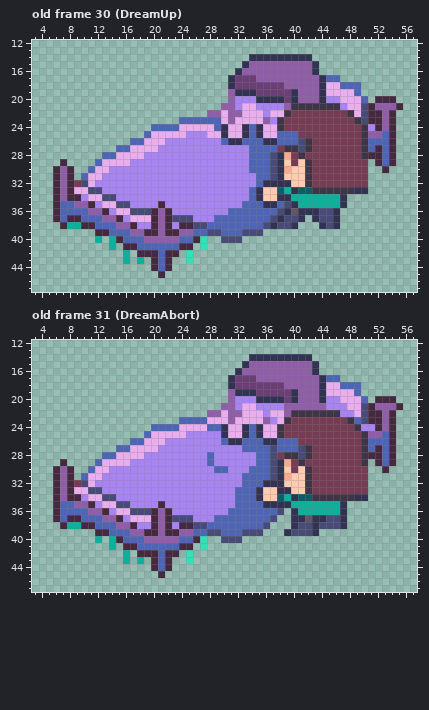
File history of a pixel-art file, Assets/Art/Avatar/S_INT_Bed_Dream.aseprite. This is how it looked before the edit.
64x64 pixels, 32 frames. Shown: old frame 30 (DreamUp): x 3..57, y 12..47; old frame 31 (DreamAbort): x 3..57, y 12..47. The commit also changed other frames, which this record leaves out.
Once edited:
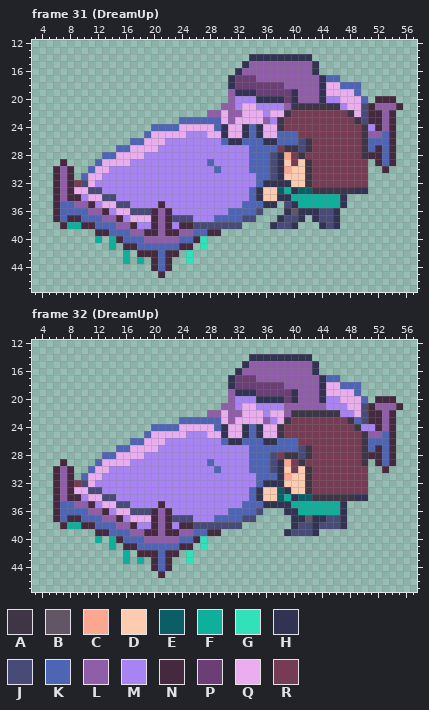
Palette (. is transparent): A #3e3546  B #625565  C #fca790  D #fdcbb0  E #0b5e65  F #0eaf9b  G #30e1b9  H #323353  J #484a77  K #4d65b4  L #905ea9  M #a884f3  N #45293f  P #6b3e75  Q #eaaded  R #753c54
Commit: BedsWithOutlines
From old to new:
frames 32 -> 37
layer "Flattened" added
layer "Bett1" removed
layer "Ghost" removed
layer "Avatar" removed
layer "Layer 8" removed
layer "Layer 12" removed
layer "Layer 13" removed
Frame 31 (DreamUp) against old frame 30 (DreamUp):
The author changed colour K to colour J in row 36 at x 35; in row 37 at x 33 to 34; in row 38 at x 28 to 32.
The author changed colour M to colour K in row 29 at x 28; in row 30 at x 29.
The author changed colour J to colour N in row 39 at x 28 to 29.
Colour J is removed in row 36 at x 38; in row 37 at x 37; in row 38 at x 36; in row 39 at x 33 to 35; in row 40 at x 30 to 32.
Colour K is removed in row 35 at x 38; in row 36 at x 36 to 37; in row 37 at x 35 to 36; in row 38 at x 33 to 35; in row 39 at x 30 to 32.
Frame 32 (DreamUp) against old frame 31 (DreamAbort):
The author changed colour H to colour E in row 33 at x 38.
Colour H now appears in row 36 at x 39.
The author changed colour K to colour J in row 36 at x 35; in row 37 at x 33 to 34; in row 38 at x 28 to 32.
The author changed colour J to colour K in row 27 at x 37; in row 31 at x 37.
The author changed colour M to colour K in rows 28 to 29 at x 34.
The author changed colour Q to colour K in row 23 at x 28 to 29.
The author changed colour K to colour M in row 27 at x 33; in row 28 at x 28; in row 30 at x 30; in rows 31 to 32 at x 33 to 34; in rows 33 to 34 at x 32 to 33; in row 35 at x 32.
The author changed colour J to colour N in row 39 at x 28 to 29.
The author changed colour K to colour Q in row 24 at x 28.
The author changed colour M to colour Q in row 25 at x 28 to 29.
Colour J is removed in row 36 at x 38; in row 37 at x 37; in row 38 at x 36; in row 39 at x 33 to 35; in row 40 at x 30 to 32.
Colour K is removed in row 36 at x 36 to 37; in row 37 at x 35 to 36; in row 38 at x 33 to 35; in row 39 at x 30 to 32.
